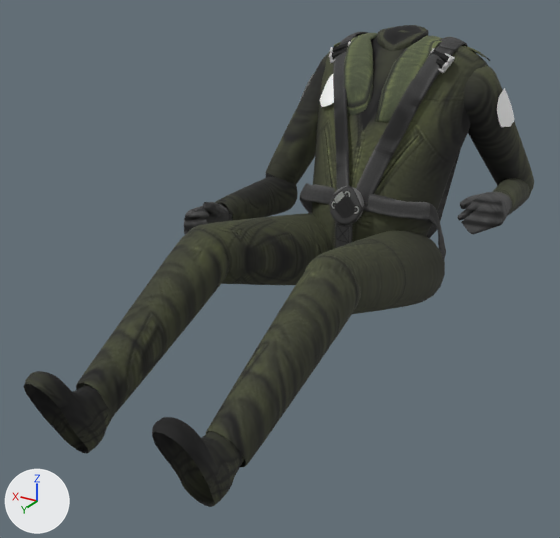
Renders of the glTF model shared/extra/models/cockpit3d/f16_pilot.glb from each side of a commit.
Camera for both pictures: a camera (50 mm lens) standing at (-0.79, 4.881, 0.94) and looking at (0.018, 3.535, 0.267). The lights are fixed; the arrows at lower left show +X, +Y and +Z. The first picture is the older version. Where no turn or scale is listed for an object, it has been applied to the vertices. Vertices at exactly the same position are counted once.

Names of what the first picture shows: 'pilot_body'.
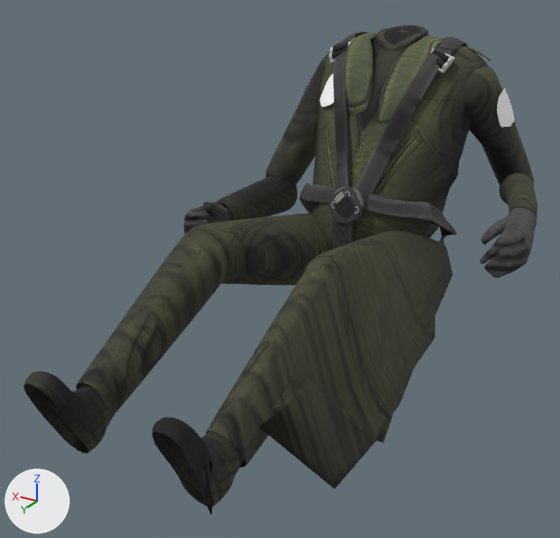
Patch to the scene script:
```diff
--- a/shared/extra/models/cockpit3d/f16_pilot.glb.py
+++ b/shared/extra/models/cockpit3d/f16_pilot.glb.py
@@ me_pilot_body @@
 # used by ob_pilot_body; location = (0.001, 0.001, 0.001)
-me_pilot_body.from_pydata(...)  # 9120 vertices, 17090 faces; spans x -0.367..0.315, y 2.747..4.145, z 0.054..0.724
+me_pilot_body.from_pydata(...)  # 9120 vertices, 17090 faces; spans x -0.447..0.315, y 2.747..4.145, z -0.039..0.724
+# me_pilot_body part 1: the loose piece of 313 vertices spanning x -0.305..-0.258, y 3.104..3.18, z 0.337..0.379 is turned -28 degrees about the x axis through its middle, then moved by (-0.08, 0.079, -0.033)
+# me_pilot_body part 2: 1457 of 9120 vertices moved; they spanned x -0.367..-0.172, y 2.81..3.904, z 0.211..0.446 and now span x -0.447..-0.173, y 2.811..3.904, z -0.039..0.449; mean shift (-0.07, 0.06, -0.041); largest move (-0.203, 3.696, 0.313) -> (-0.283, 3.689, 0.025)
+# other edits to the shape of me_pilot_body do not show in these pictures
 me_pilot_body.materials.append(mat_pilot_ac_tex_0008_1_jpg_0_2s)
```

Pixel boxes (x1, y1, x2, y2) of what changed, in the pictures (560 x 538 px; the box of a moved part takes in the faces that stretch with it):
'pilot_body', reshaped: before (24, 25, 534, 507); after (24, 25, 538, 515)
part 1 of me_pilot_body, moved or reshaped: before (460, 193, 484, 209); after (481, 219, 505, 245)
part 2 of me_pilot_body, moved or reshaped: before (240, 112, 534, 433); after (240, 112, 538, 489)
